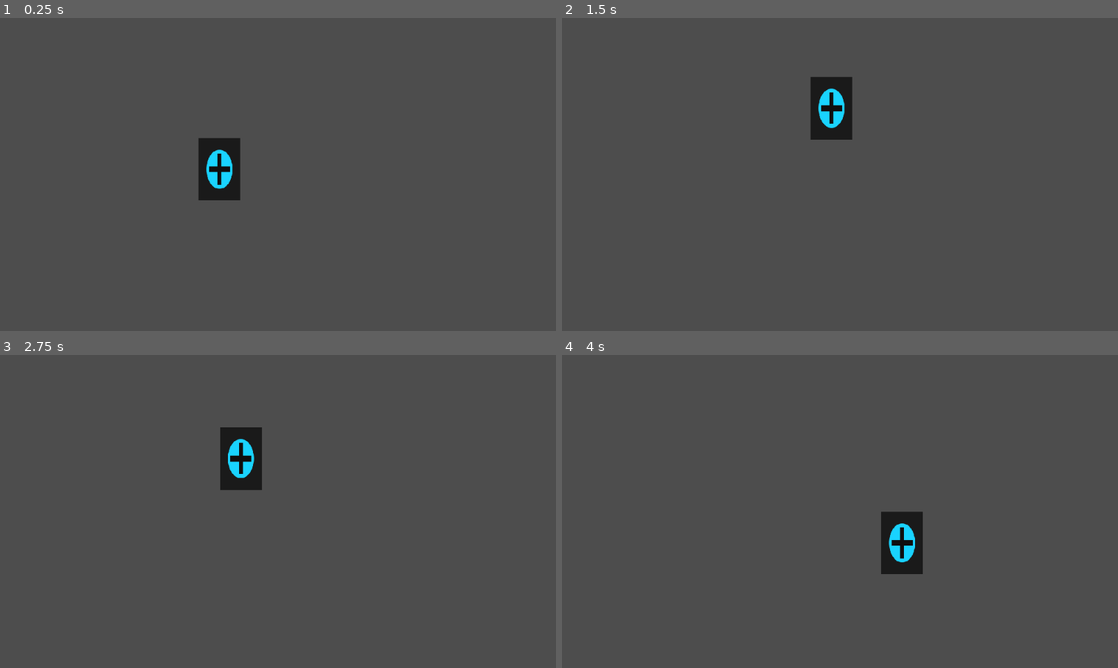
Above: before the commit, frames 1-4 (two rows, left to right).
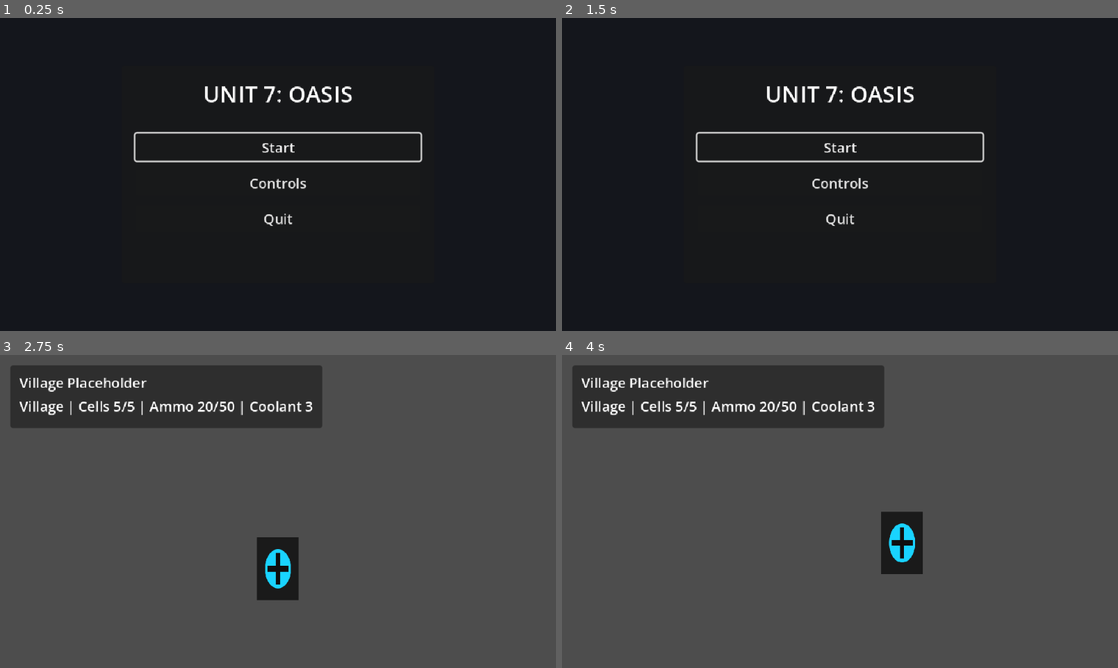
Above: after the commit, the same moments.

Repository: Barachiell/unit-7-oasis
Game: Godot game, scene res://ui/main_menu.tscn
Same seed, same stepped clock (60 frames per second), same inputs: the game is played once before the commit and once after it. Before the commit the project starts from res://scenes/debug/empty_main.tscn.
Inputs (mouse positions are in pixels of both pictures, inside the frame that each line leads up to):
- Up to frame 1 (0.25 s): no input
- Up to frame 2 (1.5 s): click (840, 183) at 0.5 s, where only the run after the commit has a clickable "Controls"; click (840, 293) at 1.25 s, where only the run after the commit has a clickable "Back"
- Up to frame 3 (2.75 s): click (278, 483) at 2 s, where only the run after the commit has a clickable "Start"
- Up to frame 4 (4 s): move the mouse to (962, 495) at 2.77 s; hold D (move_right) 2.78-3.53 s; hold Shift (run) 2.78-3.53 s; move the mouse to (728, 527) at 3.52 s; hold S (move_down) from 3.53 s (still down); tap E (advance_dialogue) at 3.6 s; tap Shift (run) at 3.8 s

The runs differ from the first frame. In frame 1, 98% of the frame differs, in the area x 0-100%, y 0-100%; in frame 2, 99%; in frame 3, 14%; in frame 4, 11%.

Commit message:
Block 9: add main menu and controls screen
Co-authored-by: Copilot <223556219+Copilot@users.noreply.github.com>

Diff:
--- a/project.godot
+++ b/project.godot
@@ -11,7 +11,7 @@
 [application]
 
 config/name="Unit 7: Oasis"
-run/main_scene="res://scenes/debug/empty_main.tscn"
+run/main_scene="res://ui/main_menu.tscn"
 config/features=PackedStringArray("4.7", "Forward Plus")
 config/icon="res://icon.svg"
 
--- /dev/null
+++ b/scripts/ui/controls_screen.gd
@@ -0,0 +1,12 @@
+extends Control
+
+const MAIN_MENU_SCENE_PATH := "res://ui/main_menu.tscn"
+
+@onready var back_button: Button = $CenterContainer/ControlsPanel/MarginContainer/Rows/BackButton
+
+func _ready() -> void:
+	back_button.pressed.connect(_on_back_pressed)
+	back_button.grab_focus()
+
+func _on_back_pressed() -> void:
+	get_tree().change_scene_to_file(MAIN_MENU_SCENE_PATH)
--- /dev/null
+++ b/scripts/ui/main_menu.gd
@@ -0,0 +1,36 @@
+extends Control
+
+const VILLAGE_SCENE_PATH := "res://scenes/zones/village.tscn"
+const CONTROLS_SCENE_PATH := "res://ui/controls.tscn"
+
+@onready var start_button: Button = $CenterContainer/MenuPanel/MarginContainer/Rows/StartButton
+@onready var controls_button: Button = $CenterContainer/MenuPanel/MarginContainer/Rows/ControlsButton
+@onready var quit_button: Button = $CenterContainer/MenuPanel/MarginContainer/Rows/QuitButton
+
+func _ready() -> void:
+	start_button.pressed.connect(_on_start_pressed)
+	controls_button.pressed.connect(_on_controls_pressed)
+	quit_button.pressed.connect(_on_quit_pressed)
+
+	if OS.has_feature("web"):
+		quit_button.visible = false
+		start_button.focus_neighbor_bottom = start_button.get_path_to(controls_button)
+		controls_button.focus_neighbor_top = controls_button.get_path_to(start_button)
+	else:
+		start_button.focus_neighbor_bottom = start_button.get_path_to(controls_button)
+		controls_button.focus_neighbor_top = controls_button.get_path_to(start_button)
+		controls_button.focus_neighbor_bottom = controls_button.get_path_to(quit_button)
+		quit_button.focus_neighbor_top = quit_button.get_path_to(controls_button)
+
+	start_button.grab_focus()
+
+func _on_start_pressed() -> void:
+	var game_manager := get_node("/root/GameManager") as OasisGameManager
+	game_manager.reset_run_state()
+	get_tree().change_scene_to_file(VILLAGE_SCENE_PATH)
+
+func _on_controls_pressed() -> void:
+	get_tree().change_scene_to_file(CONTROLS_SCENE_PATH)
+
+func _on_quit_pressed() -> void:
+	get_tree().quit()
--- /dev/null
+++ b/ui/controls.tscn
@@ -0,0 +1,87 @@
+[gd_scene load_steps=2 format=3 uid="uid://c4p4m4oqw77tx"]
+
+[ext_resource type="Script" path="res://scripts/ui/controls_screen.gd" id="1_2jmy5"]
+
+[node name="ControlsMenu" type="Control"]
+layout_mode = 3
+anchors_preset = 15
+anchor_right = 1.0
+anchor_bottom = 1.0
+grow_horizontal = 2
+grow_vertical = 2
+script = ExtResource("1_2jmy5")
+
+[node name="Background" type="ColorRect" parent="."]
+layout_mode = 1
+anchors_preset = 15
+anchor_right = 1.0
+anchor_bottom = 1.0
+grow_horizontal = 2
+grow_vertical = 2
+color = Color(0.0745098, 0.0941176, 0.117647, 1)
+
+[node name="CenterContainer" type="CenterContainer" parent="."]
+layout_mode = 1
+anchors_preset = 15
+anchor_right = 1.0
+anchor_bottom = 1.0
+grow_horizontal = 2
+grow_vertical = 2
+
+[node name="ControlsPanel" type="PanelContainer" parent="CenterContainer"]
+layout_mode = 2
+custom_minimum_size = Vector2(520, 300)
+
+[node name="MarginContainer" type="MarginContainer" parent="CenterContainer/ControlsPanel"]
+layout_mode = 2
+theme_override_constants/margin_left = 18
+theme_override_constants/margin_top = 16
+theme_override_constants/margin_right = 18
+theme_override_constants/margin_bottom = 16
+
+[node name="Rows" type="VBoxContainer" parent="CenterContainer/ControlsPanel/MarginContainer"]
+layout_mode = 2
+theme_override_constants/separation = 8
+
+[node name="TitleLabel" type="Label" parent="CenterContainer/ControlsPanel/MarginContainer/Rows"]
+layout_mode = 2
+theme_override_font_sizes/font_size = 24
+text = "Controls"
+horizontal_alignment = 1
+
+[node name="MoveLabel" type="Label" parent="CenterContainer/ControlsPanel/MarginContainer/Rows"]
+layout_mode = 2
+text = "Move: W A S D / Arrow Keys"
+
+[node name="ShootLabel" type="Label" parent="CenterContainer/ControlsPanel/MarginContainer/Rows"]
+layout_mode = 2
+text = "Shoot: Left Mouse / K"
+
+[node name="RunLabel" type="Label" parent="CenterContainer/ControlsPanel/MarginContainer/Rows"]
+layout_mode = 2
+text = "Run: Shift (hold)"
+
+[node name="CoolantLabel" type="Label" parent="CenterContainer/ControlsPanel/MarginContainer/Rows"]
+layout_mode = 2
+text = "Use Coolant Flask: R"
+
+[node name="DashLabel" type="Label" parent="CenterContainer/ControlsPanel/MarginContainer/Rows"]
+layout_mode = 2
+text = "Dash: Space (later block)"
+
+[node name="InteractLabel" type="Label" parent="CenterContainer/ControlsPanel/MarginContainer/Rows"]
+layout_mode = 2
+text = "Interact / Advance Dialogue: E / Enter"
+
+[node name="PauseLabel" type="Label" parent="CenterContainer/ControlsPanel/MarginContainer/Rows"]
+layout_mode = 2
+text = "Pause: Escape"
+
+[node name="Spacer" type="Control" parent="CenterContainer/ControlsPanel/MarginContainer/Rows"]
+custom_minimum_size = Vector2(0, 8)
+layout_mode = 2
+
+[node name="BackButton" type="Button" parent="CenterContainer/ControlsPanel/MarginContainer/Rows"]
+layout_mode = 2
+focus_mode = 2
+text = "Back"
--- /dev/null
+++ b/ui/main_menu.tscn
@@ -0,0 +1,69 @@
+[gd_scene load_steps=2 format=3 uid="uid://dmykcvx5n2y7r"]
+
+[ext_resource type="Script" path="res://scripts/ui/main_menu.gd" id="1_h7kva"]
+
+[node name="MainMenu" type="Control"]
+layout_mode = 3
+anchors_preset = 15
+anchor_right = 1.0
+anchor_bottom = 1.0
+grow_horizontal = 2
+grow_vertical = 2
+script = ExtResource("1_h7kva")
+
+[node name="Background" type="ColorRect" parent="."]
+layout_mode = 1
+anchors_preset = 15
+anchor_right = 1.0
+anchor_bottom = 1.0
+grow_horizontal = 2
+grow_vertical = 2
+color = Color(0.0784314, 0.0862745, 0.109804, 1)
+
+[node name="CenterContainer" type="CenterContainer" parent="."]
+layout_mode = 1
+anchors_preset = 15
+anchor_right = 1.0
+anchor_bottom = 1.0
+grow_horizontal = 2
+grow_vertical = 2
+
+[node name="MenuPanel" type="PanelContainer" parent="CenterContainer"]
+layout_mode = 2
+custom_minimum_size = Vector2(360, 250)
+
+[node name="MarginContainer" type="MarginContainer" parent="CenterContainer/MenuPanel"]
+layout_mode = 2
+theme_override_constants/margin_left = 16
+theme_override_constants/margin_top = 14
+theme_override_constants/margin_right = 16
+theme_override_constants/margin_bottom = 14
+
+[node name="Rows" type="VBoxContainer" parent="CenterContainer/MenuPanel/MarginContainer"]
+layout_mode = 2
+theme_override_constants/separation = 10
+
+[node name="TitleLabel" type="Label" parent="CenterContainer/MenuPanel/MarginContainer/Rows"]
+layout_mode = 2
+theme_override_font_sizes/font_size = 26
+text = "UNIT 7: OASIS"
+horizontal_alignment = 1
+
+[node name="Spacer" type="Control" parent="CenterContainer/MenuPanel/MarginContainer/Rows"]
+custom_minimum_size = Vector2(0, 8)
+layout_mode = 2
+
+[node name="StartButton" type="Button" parent="CenterContainer/MenuPanel/MarginContainer/Rows"]
+layout_mode = 2
+focus_mode = 2
+text = "Start"
+
+[node name="ControlsButton" type="Button" parent="CenterContainer/MenuPanel/MarginContainer/Rows"]
+layout_mode = 2
+focus_mode = 2
+text = "Controls"
+
+[node name="QuitButton" type="Button" parent="CenterContainer/MenuPanel/MarginContainer/Rows"]
+layout_mode = 2
+focus_mode = 2
+text = "Quit"
Not shown, added: autoload/game_manager.gd.uid
Not shown: 1 places in scenes/zones/village.tscn that only renumber resources
Not shown, added: scripts/zones/village_setup.gd.uid
